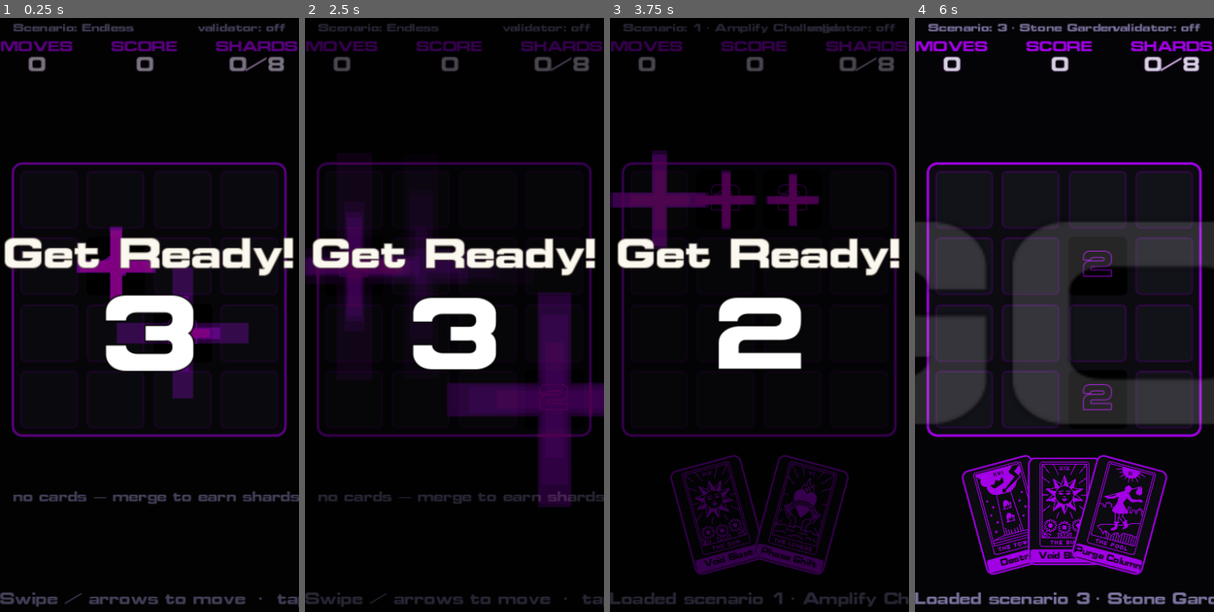
Above: before the commit, frames 1-4 (left to right).
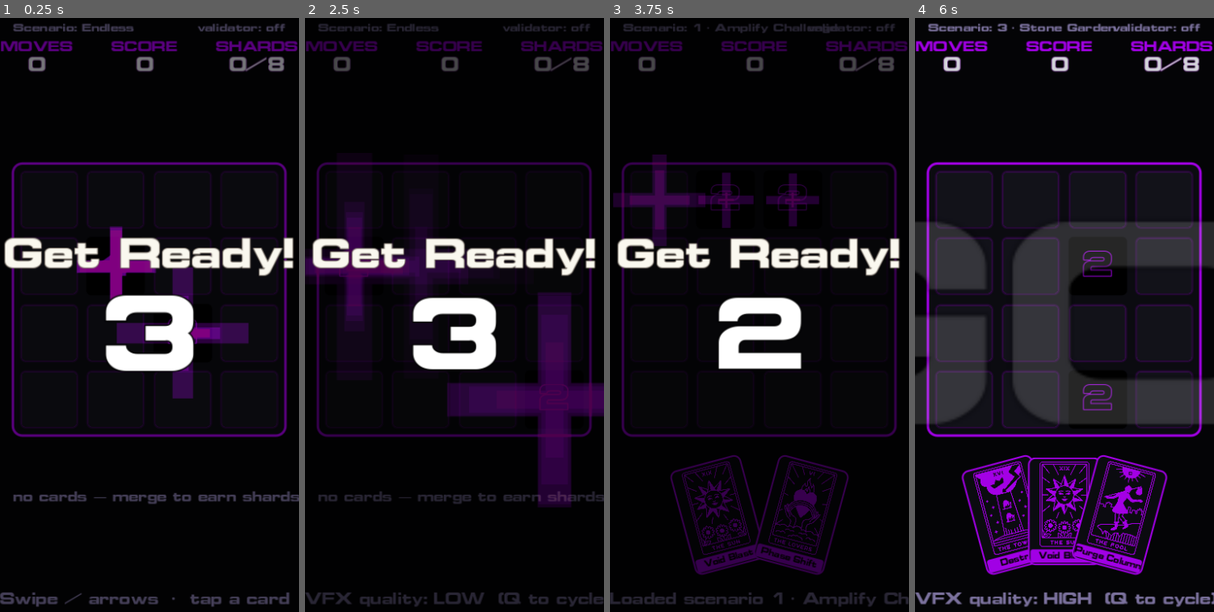
Above: after the commit, the same moments.

Repository: thegoldenmule/moveborne-godot
Game: Godot game, scene res://scenes/main.tscn
Two runs of this game, one before a commit and one after it. Both use one fixed random seed, a clock stepped at 60 frames per second and the inputs below.
Inputs (mouse positions are in pixels of both pictures, inside the frame that each line leads up to):
- Up to frame 1 (0.25 s): no input
- Up to frame 2 (2.5 s): tap A at 0.5, 1.25, 2 s; drag from (454, 297) to (484, 196) at 0.52 s; drag from (394, 368) to (439, 469) at 1.27 s; move the mouse to (484, 196) at 2.02 s; hold Right from 2.03 s (still down); tap R at 2.1 s; tap Q at 2.3 s
- Up to frame 3 (3.75 s): release Right at 2.75 s; tap A at 2.75, 3.5 s; drag from (744, 469) to (669, 243) at 2.77 s; move the mouse to (849, 433) at 3.52 s; hold Left from 3.53 s (still down); tap 1 at 3.6 s
- Up to frame 4 (6 s): tap Q at 3.8, 5.3 s; release Left at 4.25 s; drag from (974, 243) to (1019, 178) at 4.27 s; move the mouse to (1079, 338) at 5.02 s; hold Down 5.03-5.75 s; tap 3 at 5.1 s; click (1079, 338) at 5.17 s; drag from (1019, 178) to (1004, 368) at 5.77 s

The runs differ from the first frame. In frame 1, 0.4% of the frame differs, in the area x 55-100%, y 96-100%; in frame 2, 0.7%; in frame 3, 1.6%, in the area x 0-70%, y 22-39%; in frame 4, 1.2%.

Commit message:
VFX: quality tiers — LOW/MEDIUM/HIGH gating particles + run loops (P7)
- scenes/quality.gd: `Quality` autoload (render/quality-settings.ts) — LOW/MEDIUM/
  HIGH, persisted to user://settings.cfg, default LOW on touch / HIGH on desktop.
  Exposes particle_scale(), loops_enabled(), glow_enabled()/glow_quality() (for the
  future glow shader).
- vfx.gd: particle counts scale by Quality.particle_scale(); continuous run loops
  only on MEDIUM+ (create_loop returns null on LOW).
- main.gd: Q cycles the tier (toast shows it); help text + project.godot autoload.

Co-Authored-By: Claude Opus 4.8 (1M context) <noreply@anthropic.com>

Diff:
--- a/llm-workflow/project.godot
+++ b/llm-workflow/project.godot
@@ -20,6 +20,7 @@
 Vfx="*res://scenes/vfx.gd"
 _mcp_game_helper="*res://addons/godot_ai/runtime/game_helper.gd"
 Anim="*res://scenes/anim.gd"
+Quality="*res://scenes/quality.gd"
 
 [display]
 
--- a/llm-workflow/scenes/main.gd
+++ b/llm-workflow/scenes/main.gd
@@ -163,7 +163,7 @@
 	_toast.add_theme_font_size_override("font_size", 18)
 	_toast.add_theme_color_override("font_color", Style.DIM)
 	_toast.mouse_filter = Control.MOUSE_FILTER_IGNORE
-	_toast.text = "Swipe / arrows to move  ·  tap a card to play  ·  0–7 scenarios  ·  R restart  ·  V validator"
+	_toast.text = "Swipe / arrows  ·  tap a card  ·  0–7 scenarios  ·  R restart  ·  V validator  ·  Q quality"
 	add_child(_toast)
 
 	_hand_box = Control.new()
@@ -554,6 +554,12 @@
 			KEY_6: _load_scenario(6)
 			KEY_7: _load_scenario(7)
 			KEY_V: _connect_validator()
+			KEY_Q: _cycle_quality()
+
+
+func _cycle_quality() -> void:
+	Quality.cycle()
+	_toast.text = "VFX quality: %s  (Q to cycle)" % Quality.level_name()
 
 
 func _connect_validator() -> void:
--- /dev/null
+++ b/llm-workflow/scenes/quality.gd
@@ -0,0 +1,72 @@
+extends Node
+
+## Quality — VFX quality tier (render/quality-settings.ts). LOW / MEDIUM / HIGH
+## gates particle density, the continuous run loops, and (future) glow. Persisted
+## to user://settings.cfg. Defaults LOW on touch devices, HIGH otherwise.
+
+signal changed
+
+enum Level { LOW, MEDIUM, HIGH }
+
+const _CFG := "user://settings.cfg"
+
+var level: int = Level.HIGH
+
+
+func _ready() -> void:
+	_load()
+
+
+## Multiplier on particle counts (cheaper on lower tiers).
+func particle_scale() -> float:
+	match level:
+		Level.LOW: return 0.45
+		Level.MEDIUM: return 0.75
+		_: return 1.0
+
+
+## Continuous tile-effect "run" loops only on MEDIUM+ (they're the steady cost).
+func loops_enabled() -> bool:
+	return level != Level.LOW
+
+
+## For the future tile/HUD glow shader.
+func glow_enabled() -> bool:
+	return level != Level.LOW
+
+
+func glow_quality() -> float:
+	return 0.1 if level == Level.MEDIUM else 0.3
+
+
+func level_name() -> String:
+	return ["LOW", "MEDIUM", "HIGH"][level]
+
+
+func cycle() -> void:
+	set_level((level + 1) % 3)
+
+
+func set_level(l: int) -> void:
+	level = clampi(l, 0, 2)
+	_save()
+	changed.emit()
+
+
+func _default_level() -> int:
+	return Level.LOW if DisplayServer.is_touchscreen_available() else Level.HIGH
+
+
+func _load() -> void:
+	var cfg := ConfigFile.new()
+	if cfg.load(_CFG) == OK:
+		level = clampi(int(cfg.get_value("vfx", "quality", _default_level())), 0, 2)
+	else:
+		level = _default_level()
+
+
+func _save() -> void:
+	var cfg := ConfigFile.new()
+	cfg.load(_CFG)  # preserve any other settings
+	cfg.set_value("vfx", "quality", level)
+	cfg.save(_CFG)
--- a/llm-workflow/scenes/vfx.gd
+++ b/llm-workflow/scenes/vfx.gd
@@ -69,7 +69,7 @@
 ## Spawn a CONTINUOUS emitter (effect "run" loop) and return it so the caller can
 ## free it when the effect clears. Returns null for an unknown name / null layer.
 func create_loop(effect_name: String, pos: Vector2, layer: Node) -> CPUParticles2D:
-	if not EMITTERS.has(effect_name) or layer == null:
+	if not EMITTERS.has(effect_name) or layer == null or not Quality.loops_enabled():
 		return null
 	var p := _build(EMITTERS[effect_name], pos)
 	p.one_shot = false
@@ -84,7 +84,7 @@
 func _build(e: Dictionary, pos: Vector2) -> CPUParticles2D:
 	var p := CPUParticles2D.new()
 	p.position = pos
-	p.amount = int(e["count"])
+	p.amount = maxi(1, int(round(float(e["count"]) * Quality.particle_scale())))
 	p.lifetime = float(e["life"])
 	p.texture = _frame(str(e["frame"]))
 	p.direction = Vector2(0, -1)
Not shown, added: llm-workflow/scenes/quality.gd.uid
